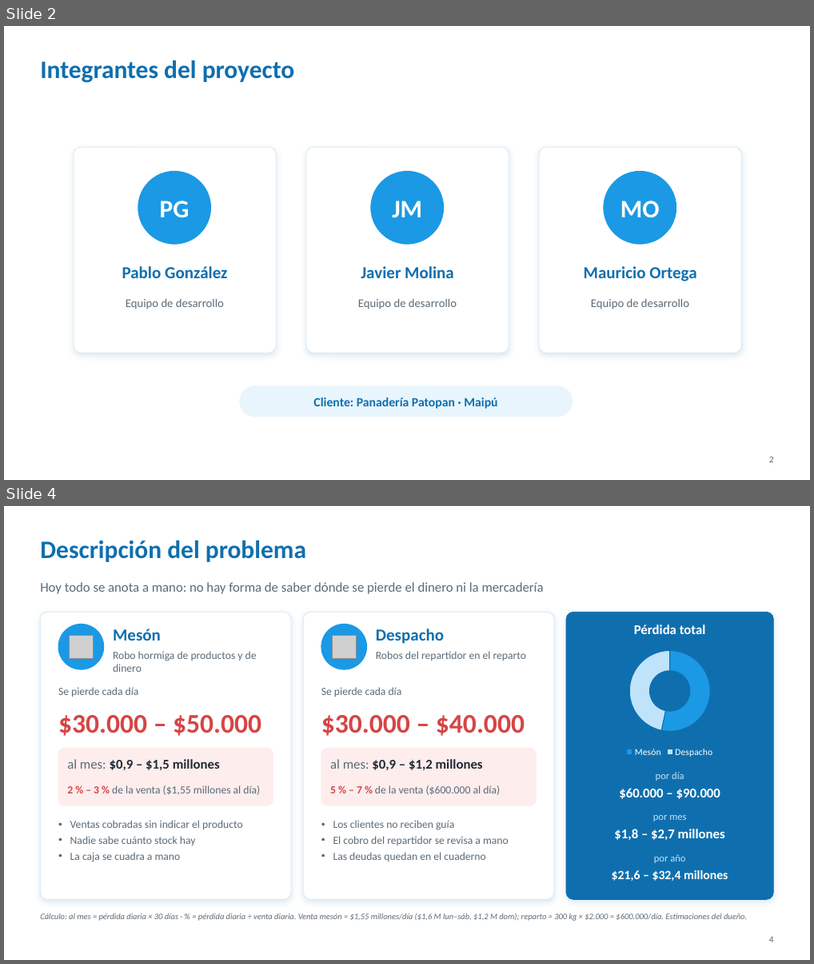
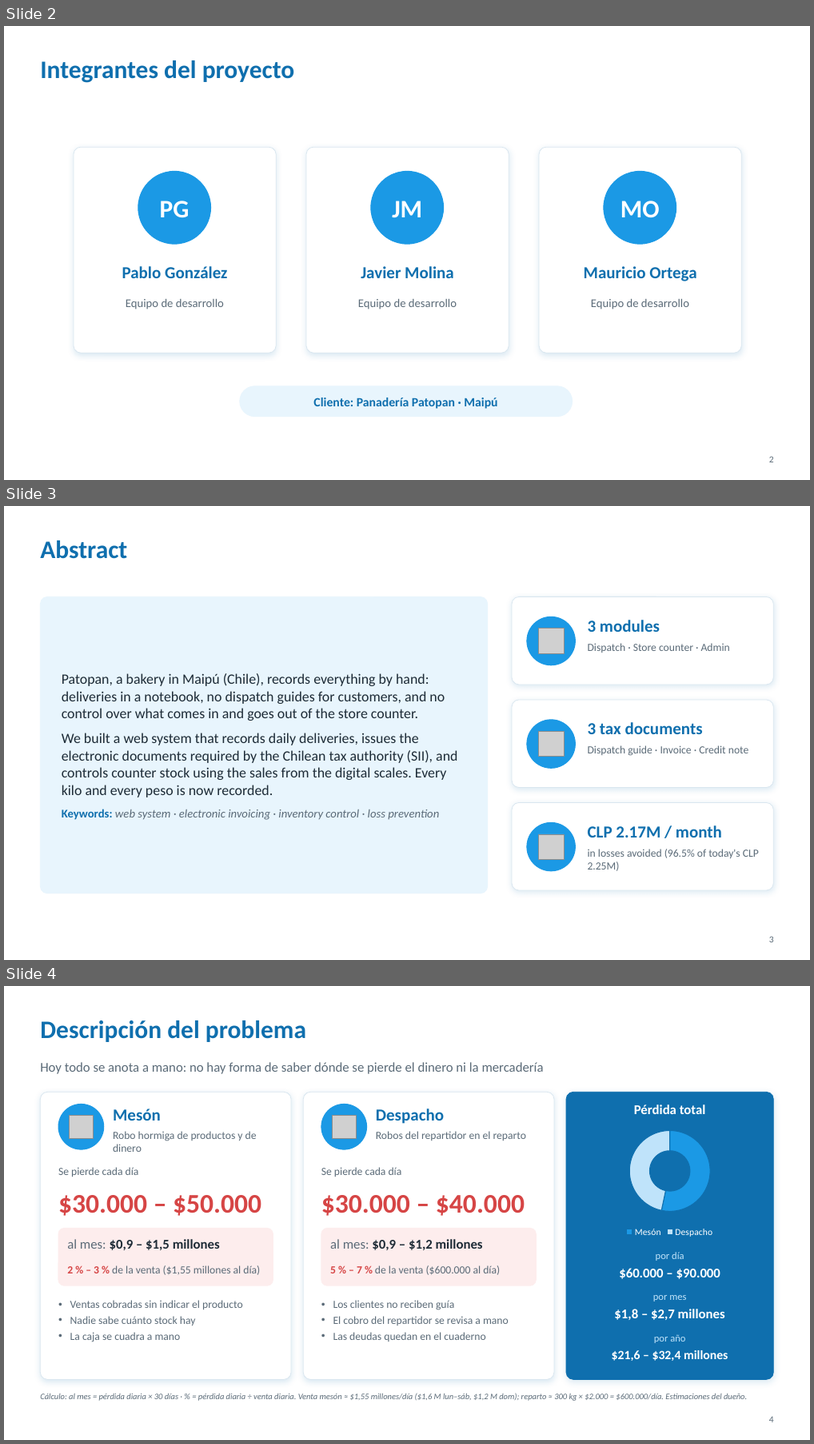
Before and after one commit to Javi3rr/proyecto-capstone, a slide deck: Fase 3/Evidencias Grupales/2. Presentación/Patopan_Presentacion_Final.pptx. Shown one above the other, each under a label of ours: slides 2 and 4 before the commit, slides 2, 3 and 4 after it; the slides between them are not shown. The pictures are 814x964 and 814x1444 pixels, drawn with LibreOffice and Linux fonts; fonts in the diff are those of the drawing; grey boxes stand for pictures; background and template pictures are left out. Boxes give left, top, right and bottom in pixels: in the first picture for what was removed or moved away, otherwise in the second. Text is boxed around its words. In the diff, an @@ line names an element or a change of style, - is before the commit and + after.

```diff
--- a/Fase 3/Evidencias Grupales/2. Presentación/Patopan_Presentacion_Final.pptx
+++ b/Fase 3/Evidencias Grupales/2. Presentación/Patopan_Presentacion_Final.pptx
@@ slide 3 added at [4, 506, 810, 960], background #FFFFFF @@
@@ title added at [40, 540, 127, 559], 30 pt, text #0F6FAE, bold @@
+Abstract
@@ rounded rectangle added at [40, 596, 488, 893], fill #E8F5FD, outline #E8F5FD 0.75 pt @@
@@ rounded rectangle added at [512, 596, 774, 684], fill #FFFFFF, outline #D9E6EF 0.75 pt @@
@@ ellipse added at [527, 616, 576, 665], fill #1B99E5, outline #1B99E5 1 pt @@
@@ text added at [588, 620, 660, 632], 20 pt, text #0F6FAE, bold @@
+3 modules
@@ picture added at [538, 628, 564, 654] @@
@@ text added at [588, 643, 730, 652], 13 pt, text #5B6B78 @@
+Dispatch · Store counter · Admin
@@ text added at [62, 673, 458, 820], 17 pt, text #1D2B36 @@
+Patopan, a bakery in Maipú (Chile), records everything by hand: deliveries in a notebook, no dispatch guides for customers, and no control over what comes in and goes out of the store counter.
+We built a web system that records daily deliveries, issues the electronic documents required by the Chilean tax authority (SII), and controls counter stock using the sales from the digital scales. Every kilo and every peso is now recorded.
+Keywords: web system · electronic invoicing · inventory control · loss prevention
@@ rounded rectangle added at [512, 700, 774, 788], fill #FFFFFF, outline #D9E6EF 0.75 pt @@
@@ ellipse added at [527, 720, 576, 768], fill #1B99E5, outline #1B99E5 1 pt @@
@@ picture added at [538, 731, 564, 756] @@
@@ text added at [588, 722, 703, 734], 20 pt, text #0F6FAE, bold @@
+3 tax documents
@@ text added at [588, 745, 750, 756], 13 pt, text #5B6B78 @@
+Dispatch guide · Invoice · Credit note
@@ rounded rectangle added at [512, 803, 774, 890], fill #FFFFFF, outline #D9E6EF 0.75 pt @@
@@ ellipse added at [527, 822, 576, 871], fill #1B99E5, outline #1B99E5 1 pt @@
@@ picture added at [538, 834, 564, 860] @@
@@ text added at [588, 825, 722, 837], 20 pt, text #0F6FAE, bold @@
+CLP 2.17M / month
@@ text added at [588, 848, 759, 871], 13 pt, text #5B6B78 @@
+in losses avoided (96.5% of today's CLP 2.25M)
@@ page number added at [770, 936, 774, 942], 11 pt, text #5B6B78 @@
+3
```
Also in this commit, not shown: 7 slides changed, 7 other slides added, 3 slides removed.
